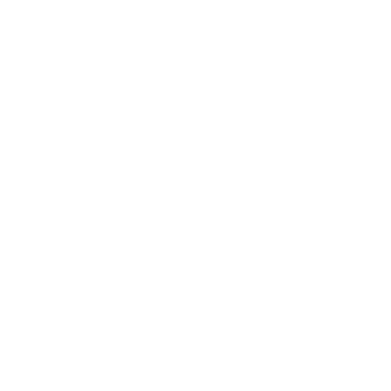
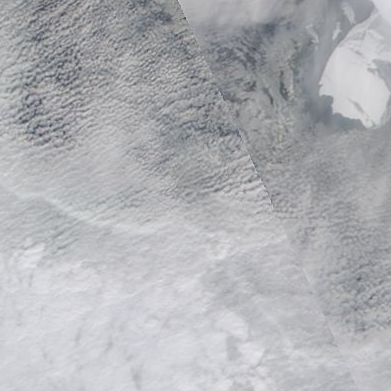
The second 391 × 391 image is a revision of the first. Changes to its layers:
added layer "351_laptev_sea_100km_20070405.aqua.truecolor.250m" above "Background" over bbox(0, 0, 391, 391)
